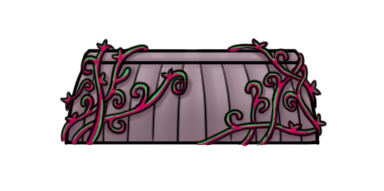
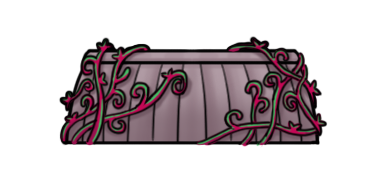
Layered file, before and after one edit (384x191). Changes by layer:
added group "Group 5" with 12 layers above "Group 1" over left=59, top=36, right=328, bottom=147
moved "Group 4" into group "Group 5" over left=59, top=37, right=328, bottom=147
moved "Layer 10 copy" into group "Group 5" over left=64, top=48, right=320, bottom=146
moved "Layer 11 copy" into group "Group 5" over left=80, top=62, right=304, bottom=71
moved "Layer 11 copy 2" into group "Group 5" over left=80, top=62, right=304, bottom=71
moved "Layer 15" into group "Group 5" over left=66, top=72, right=318, bottom=124
moved "Layer 14 copy" into group "Group 5" over left=66, top=47, right=318, bottom=124
moved "Layer 14" into group "Group 5" over left=66, top=47, right=318, bottom=124
added layer "Layer 11 copy 3" in group "Group 5" over left=59, top=36, right=328, bottom=147
